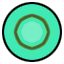
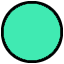
Layered file, before and after one edit (64x64). Changes by layer:
hid "Layer 3", painted on it over box(13, 13, 63, 63)
hid "Layer 2" over box(13, 13, 51, 51)
painted on "Layer 1" over box(3, 3, 61, 61)
added layer "Layer 5" over box(1, 1, 63, 63)
